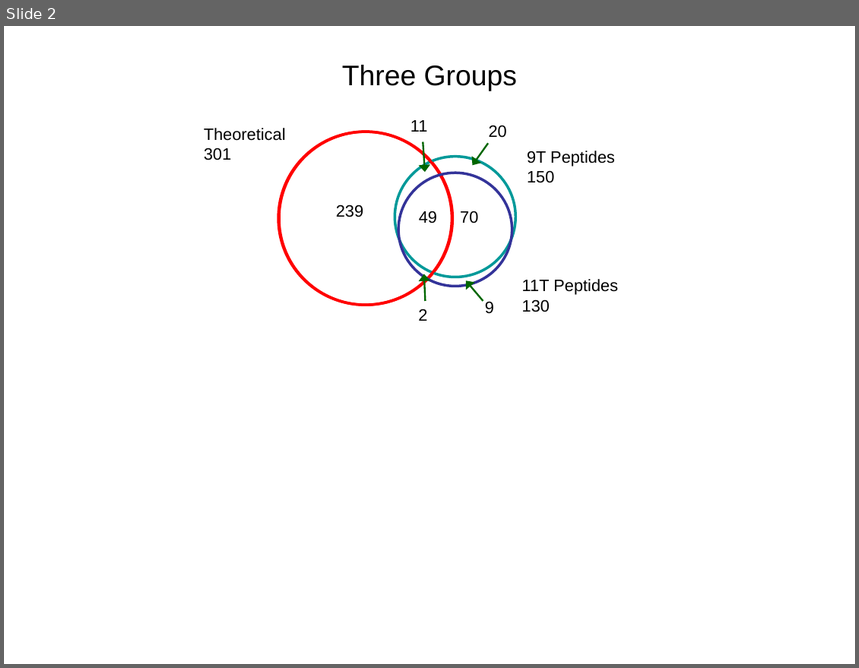
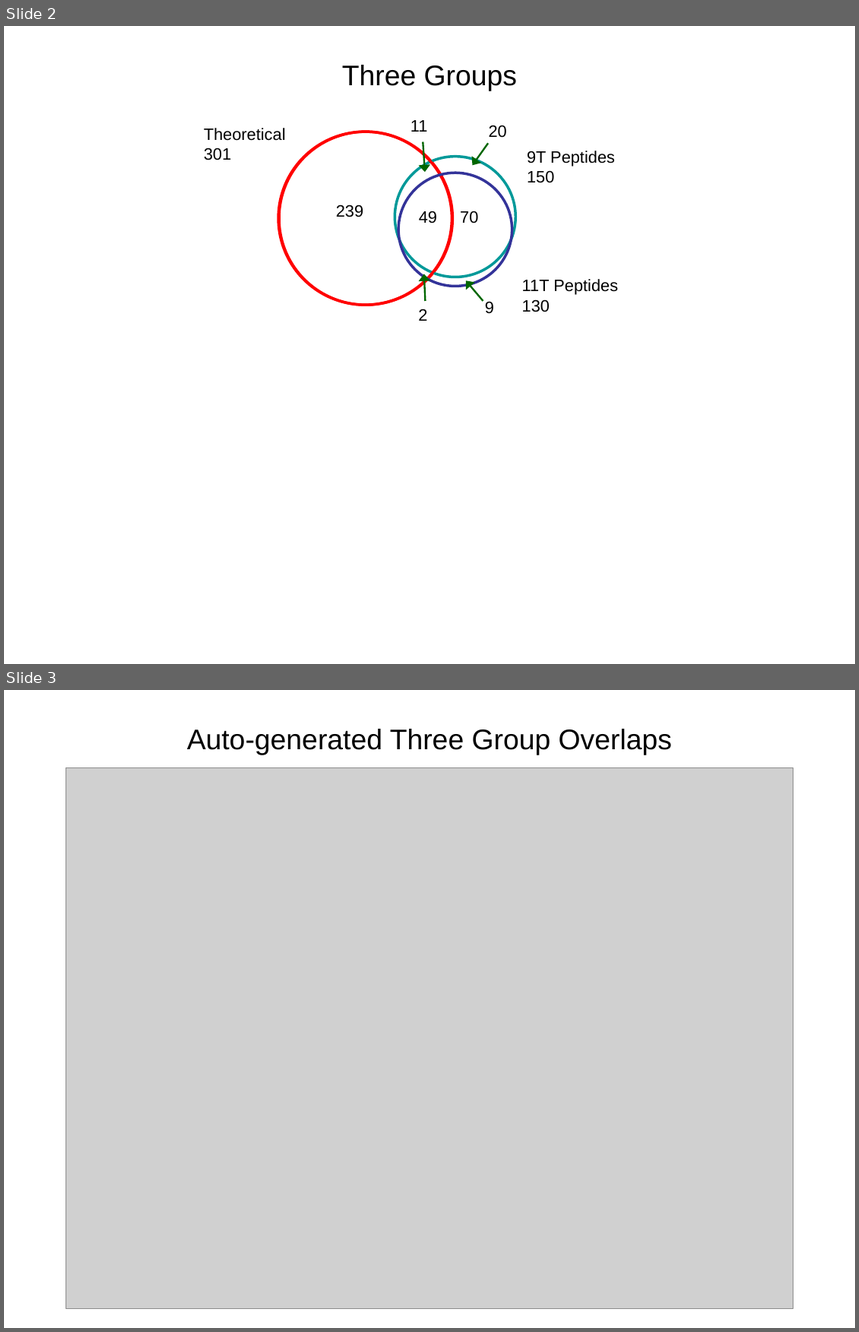
Before and after one commit to PNNL-Comp-Mass-Spec/Venn-Diagram-Plotter, a slide deck: bin/Venn_Diagram_Examples.ppt. Shown one above the other, each under a label of ours: slide 2 before the commit, slides 2 and 3 after it. The pictures are 859x668 and 859x1332 pixels, drawn with LibreOffice and Linux fonts; fonts in the diff are those of the drawing; grey boxes stand for pictures. Boxes give left, top, right and bottom in pixels: in the first picture for what was removed or moved away, otherwise in the second. Text is boxed around its words. In the diff, an @@ line names an element or a change of style, - is before the commit and + after.

Commit message:
Version 1.3.2818; September 19, 2007  - Improved logic for auto-updating values  - Added coloring of all of the separate regions in 3 circle overlaps (though coloring can be disabled)  - Added option to move the 3 circle overlap plot around (rotate, zoom, or translate)
Version 1.2.2686; May 10, 2007
 - Added the option of specifying the overlap sizes rather than the total circle sizes
 - Added the ability to perform three circle overlaps

```diff
--- a/bin/Venn_Diagram_Examples.ppt
+++ b/bin/Venn_Diagram_Examples.ppt
@@ slide 3 added at bbox=[4, 690, 855, 1328], background #FFFFFF @@
@@ title added at bbox=[187, 729, 672, 755], 24 pt, text #000000 @@
+Auto-generated Three Group Overlaps
@@ picture added at bbox=[66, 768, 793, 1309] @@
```
Also in this commit, not shown: 1 slide changed, 39 other files.
